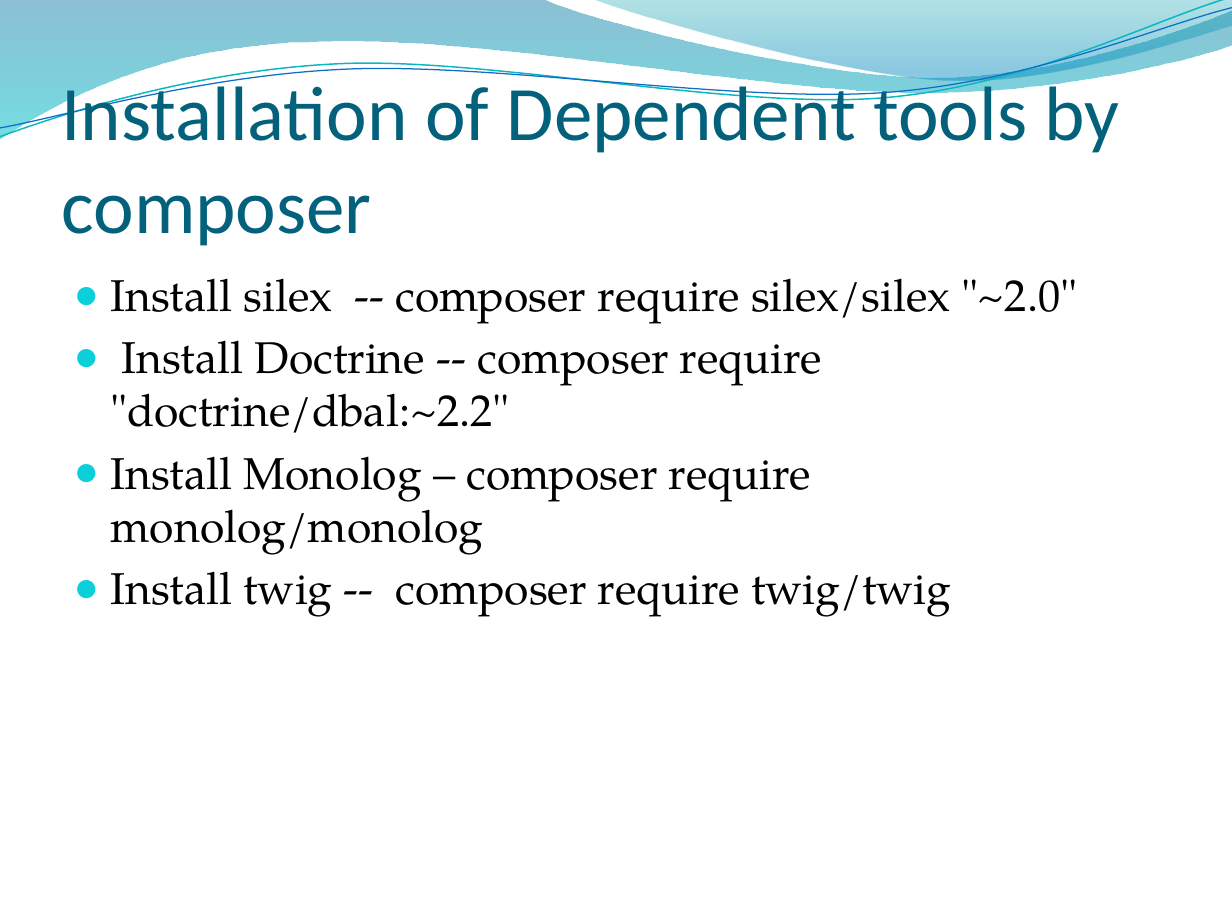
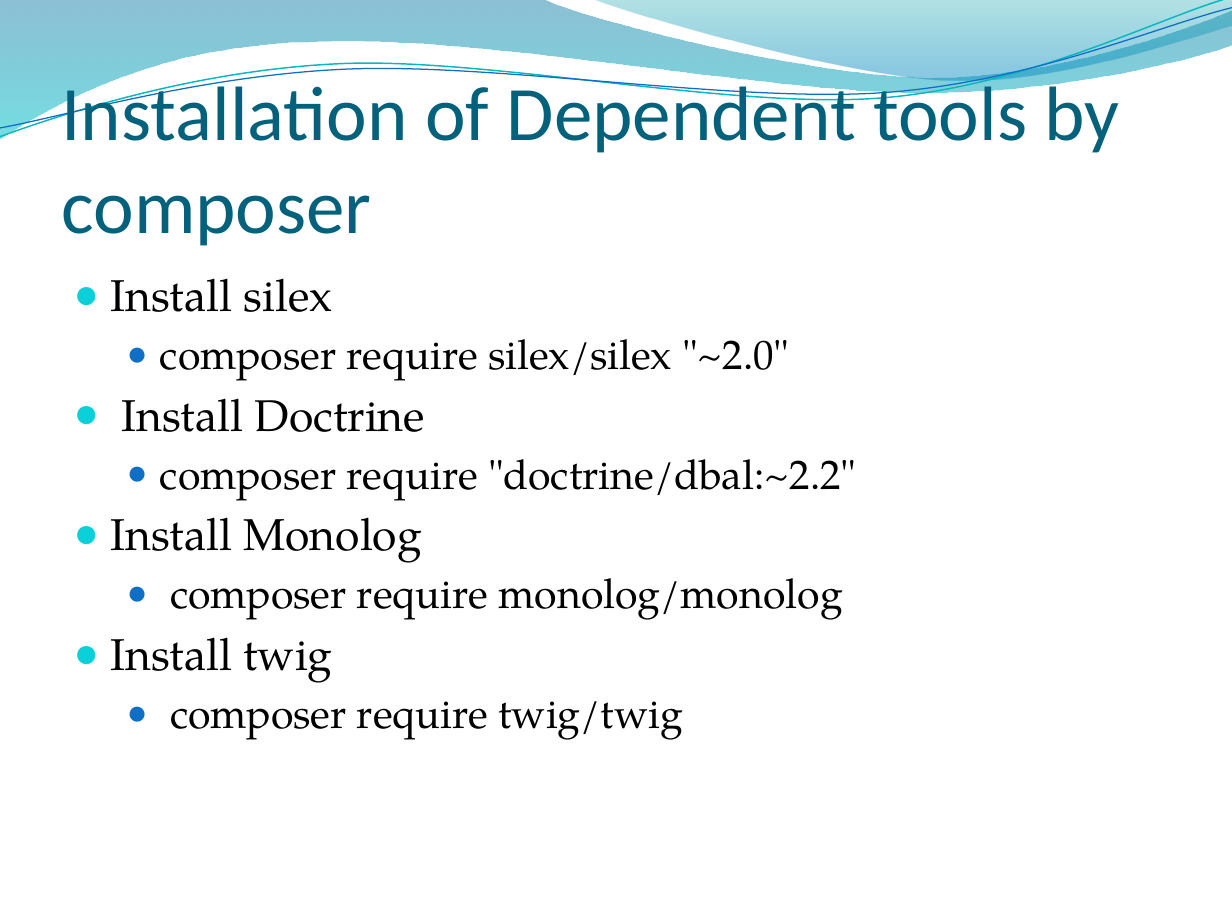
Before and after one commit to shreelakshmiu/SilexPractice, a slide deck: slide 10 of Docs/Silex.pptx. Drawn at 1232x924 pixels with LibreOffice and Linux fonts; fonts in the diff are those of the drawing; background and template pictures are left out. Boxes give left, top, right and bottom in pixels: in the first picture for what was removed or moved away, otherwise in the second. Text is boxed around its words. In the diff, an @@ line names an element or a change of style, - is before the commit and + after.

```diff
--- a/Docs/Silex.pptx
+++ b/Docs/Silex.pptx
@@ text at (111, 278, 856, 740): text changed; size 26 to 24 pt @@
-● Install silex -- composer require silex/silex "~2.0"
-● Install Doctrine -- composer require "doctrine/dbal:~2.2"
-● Install Monolog – composer require monolog/monolog
-● Install twig -- composer require twig/twig
+● Install silex
+  ● composer require silex/silex "~2.0"
+● Install Doctrine
+  ● composer require "doctrine/dbal:~2.2"
+● Install Monolog
+  ● composer require monolog/monolog
+● Install twig
+  ● composer require twig/twig
```
Also in this commit, not shown: 8 other slides changed, 1 other file.
